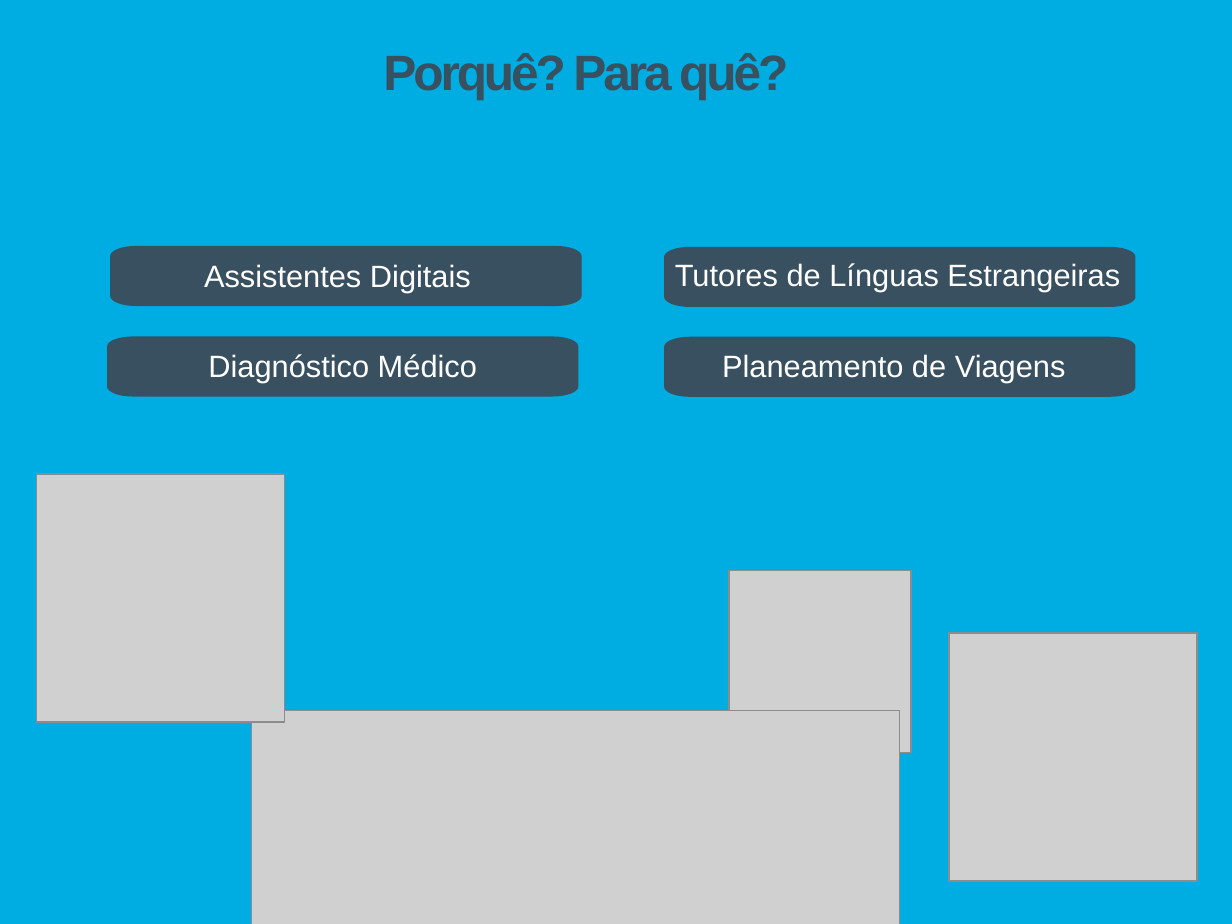
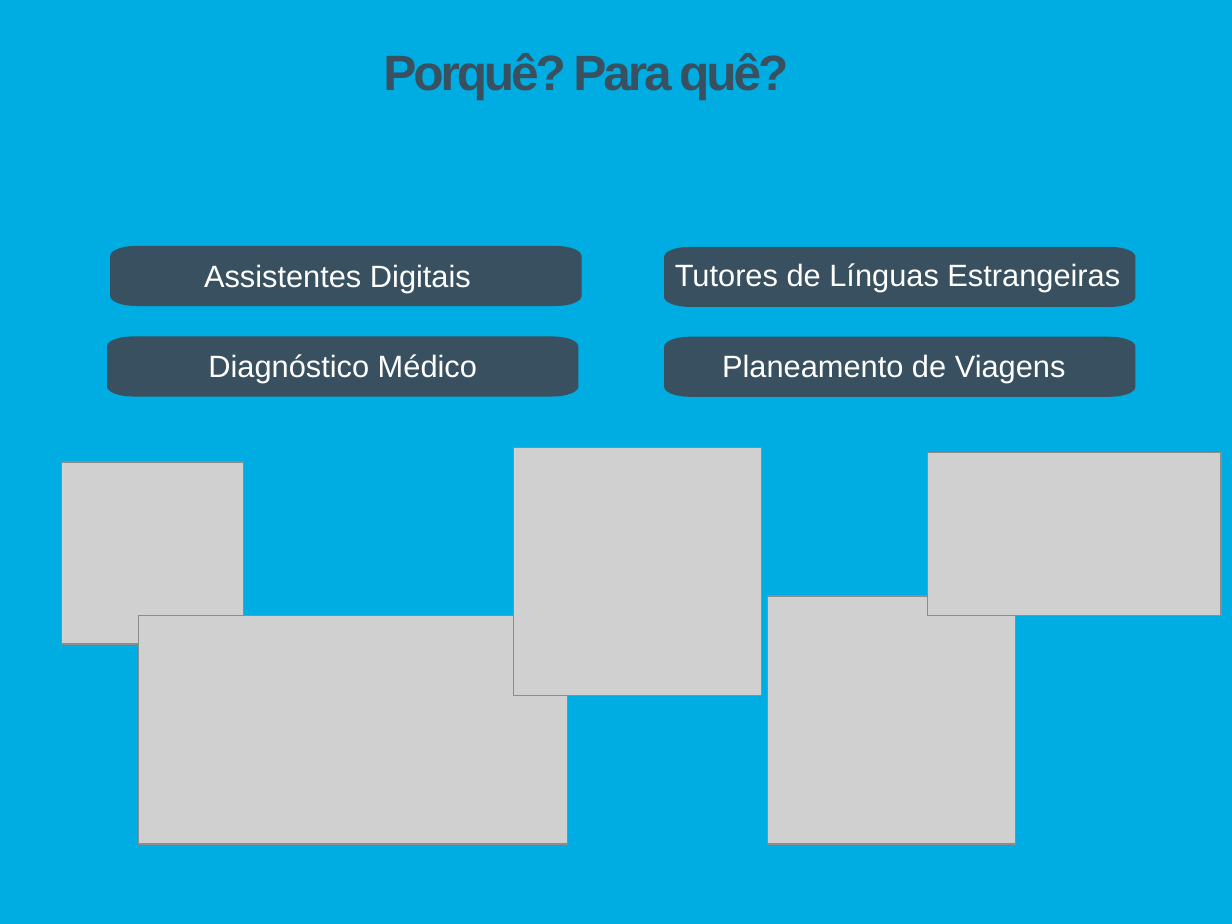
Before and after one commit to Tibblue/PLC, a slide deck: slide 4 of LEI/apresentações/apresLEI.pptx. Drawn at 1232x924 pixels with LibreOffice and Linux fonts; fonts in the diff are those of the drawing; grey boxes stand for pictures. Boxes give left, top, right and bottom in pixels: in the first picture for what was removed or moved away, otherwise in the second. Text is boxed around its words. In the diff, an @@ line names an element or a change of style, - is before the commit and + after.

```diff
--- a/LEI/apresentações/apresLEI.pptx
+++ b/LEI/apresentações/apresLEI.pptx
@@ picture: place and size @@
-picture at [37,474,285,722]
+picture at [514,447,761,695]
@@ picture: place and size @@
-picture at [729,570,912,753]
+picture at [62,462,244,644]
@@ picture added at [928,452,1221,616] @@
@@ picture: place and size @@
-picture at [949,633,1196,881]
+picture at [768,596,1015,844]
@@ picture: place and size @@
-picture at [251,711,899,924]
+picture at [139,616,568,845]
```
Also in this commit, not shown: 5 other slides changed, 2 other files.
